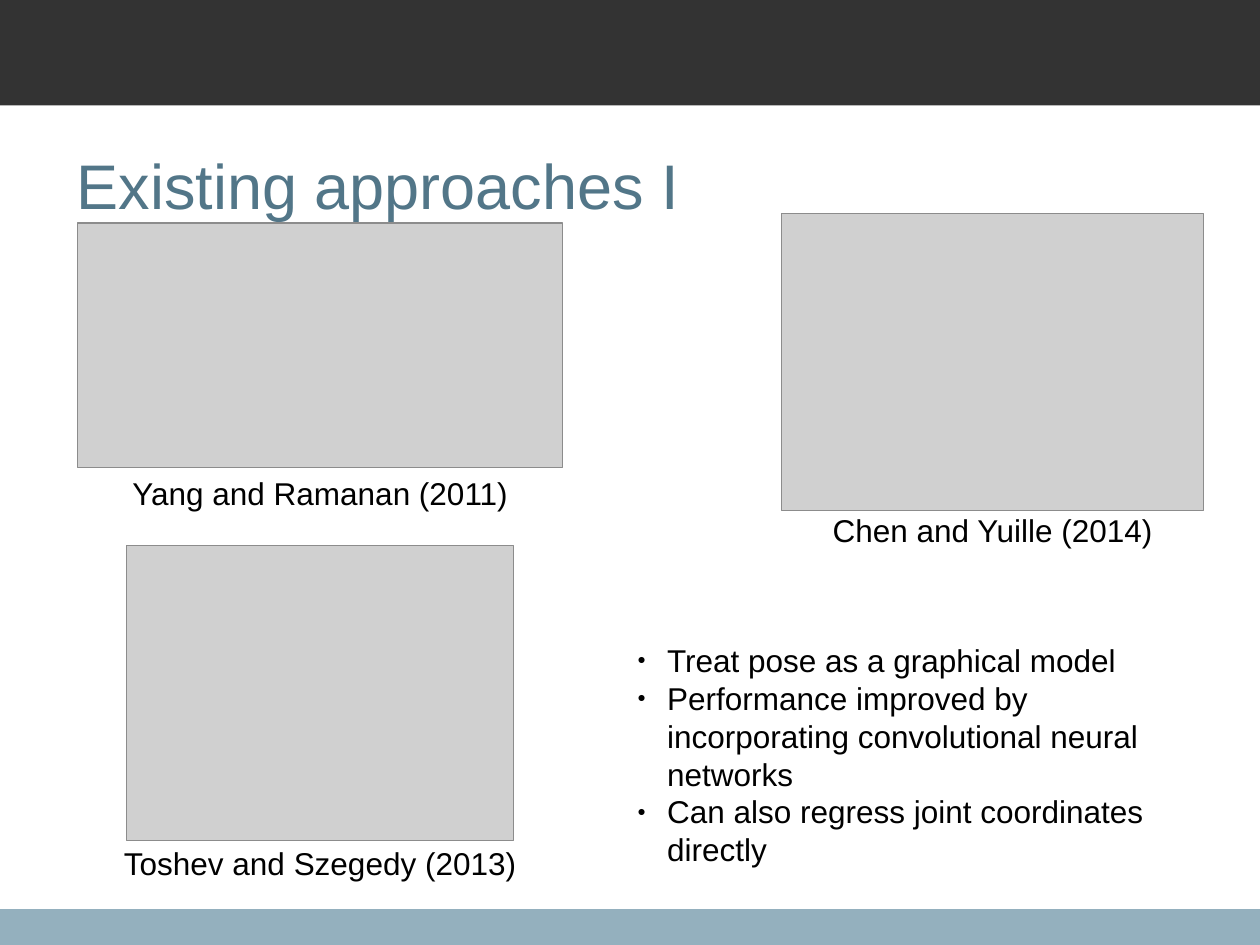
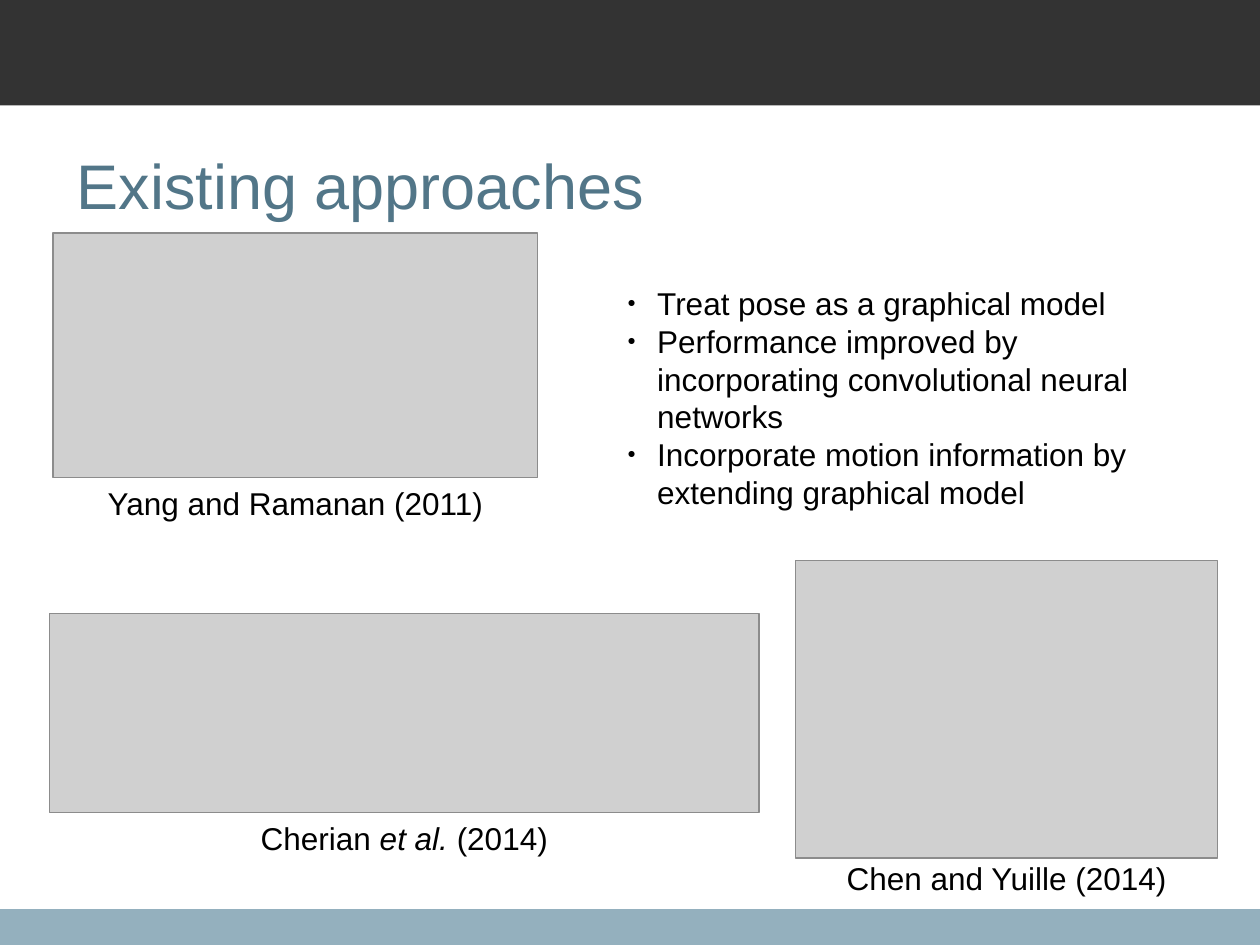
Before and after one commit to qxcv/comp2560, a slide deck: slide 3 of presentation/presentation.odp. Drawn at 1260x945 pixels with LibreOffice and Linux fonts; fonts in the diff are those of the drawing; grey boxes stand for pictures; background and template pictures are left out. Boxes give left, top, right and bottom in pixels: in the first picture for what was removed or moved away, otherwise in the second. Text is boxed around its words. In the diff, an @@ line names an element or a change of style, - is before the commit and + after.

Commit message:
Shorten existing approaches

```diff
--- a/presentation/presentation.odp
+++ b/presentation/presentation.odp
@@ title at bbox=[77, 163, 644, 220]: text changed @@
-Existing approaches I
+Existing approaches
@@ picture: place and size @@
-picture at bbox=[78, 223, 563, 467]
+picture at bbox=[53, 233, 538, 478]
@@ text "Treat pose as a graphical ...": place and size @@
-text "Treat pose as a graphical ..." at bbox=[667, 649, 1143, 867]
+text "Treat pose as a graphical ..." at bbox=[657, 292, 1128, 510]
@@ text at bbox=[657, 443, 1126, 510]: text changed @@
-● Can also regress joint coordinates directly
+● Incorporate motion information by extending graphical model
@@ text "Yang and Ramanan (2011)": place and size @@
-text "Yang and Ramanan (2011)" at bbox=[132, 482, 508, 511]
+text "Yang and Ramanan (2011)" at bbox=[108, 492, 483, 521]
@@ picture: place and size @@
-picture at bbox=[781, 213, 1203, 510]
+picture at bbox=[795, 561, 1217, 858]
@@ picture: place and size @@
-picture at bbox=[127, 546, 514, 840]
+picture at bbox=[49, 614, 759, 813]
@@ text added at bbox=[261, 827, 548, 856], 18 pt, text #000000 @@
+Cherian et al. (2014)
@@ text removed at bbox=[124, 852, 516, 881] @@
-Toshev and Szegedy (2013)
@@ text "Chen and Yuille (2014)": place and size @@
-text "Chen and Yuille (2014)" at bbox=[833, 519, 1152, 548]
+text "Chen and Yuille (2014)" at bbox=[847, 867, 1166, 896]
```
Also in this commit, not shown: 1 other slide changed, 1 slide removed.
